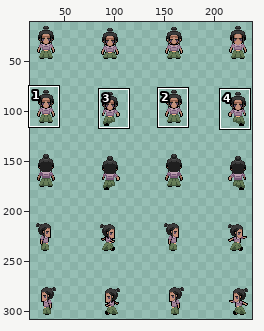
Sprite sheet, stored at assets/entities/characters/npc/tikyo_tiktilaok.png. The picture above shows the old version from afar; the outline marks the close-up.
Close-up. Before the commit:
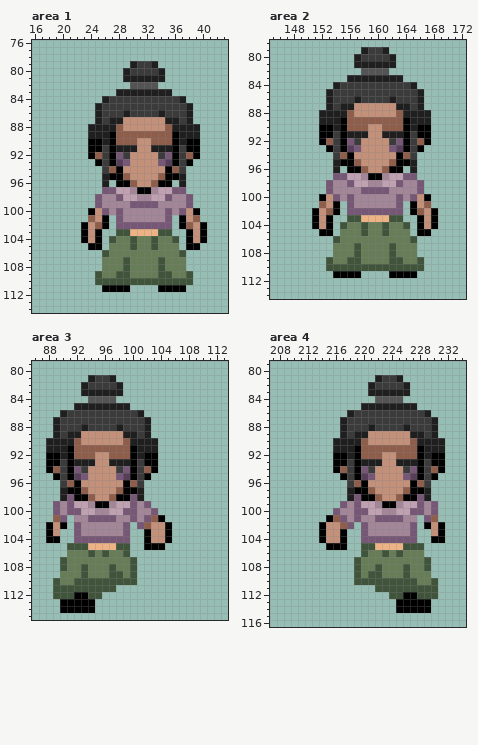
The file is 256x320 pixels. Shown: area 1: x 16..43, y 76..114; area 2: x 145..172, y 78..114; area 3: x 86..113, y 79..115; area 4: x 207..234, y 79..116. The wide view leaves out empty margins. The commit also changed other parts of the picture, which this record leaves out.
New version:
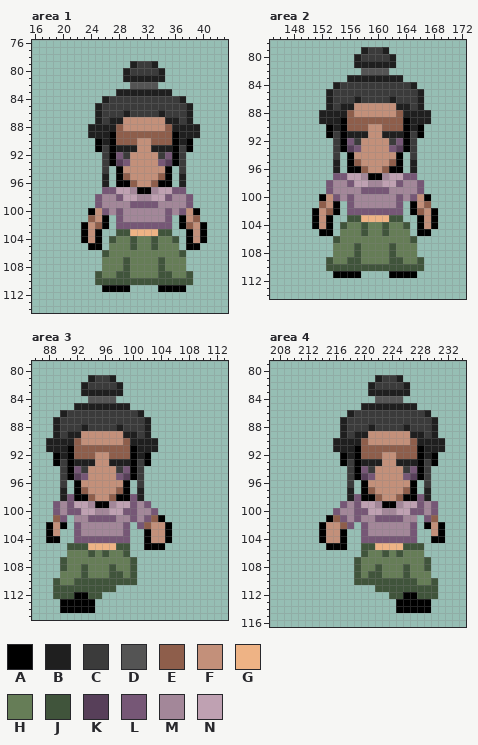
Palette (. is transparent): A #000000  B #1f1f1f  C #3b3b3b  D #545454  E #8e5e4b  F #c3907a  G #eeb385  H #667d57  J #40543b  K #573f59  L #765776  M #a38799  N #bfa1b2
Edits made:
Area 1:
y 90..91: x 24 A -> .; x 39 A -> .
y 92: x 24..25 AE -> ..; x 38..39 EA -> ..
y 93: x 25 A -> .; x 38 A -> .
y 94: x 27 E -> .; x 36 E -> .
y 95: x 27 A -> .; x 36 A -> .
Area 2:
y 90..91: x 152 A -> .; x 167 A -> .
y 92: x 152..153 AE -> ..; x 166..167 EA -> ..
y 93: x 153 A -> .; x 166 A -> .
y 94: x 155 E -> .; x 164 E -> .
y 95: x 155 A -> .; x 164 A -> .
Area 3:
y 92..93: x 88 A -> .; x 103 A -> .
y 94: x 88..89 AE -> ..; x 102..103 EA -> ..
y 95: x 89 A -> .; x 102 A -> .
y 96: x 91 E -> .; x 100 E -> .
y 97: x 91 A -> .; x 100 A -> .
Area 4:
y 92..93: x 216 A -> .; x 231 A -> .
y 94: x 216..217 AE -> ..; x 230..231 EA -> ..
y 95: x 217 A -> .; x 230 A -> .
y 96: x 219 E -> .; x 228 E -> .
y 97: x 219 A -> .; x 228 A -> .
